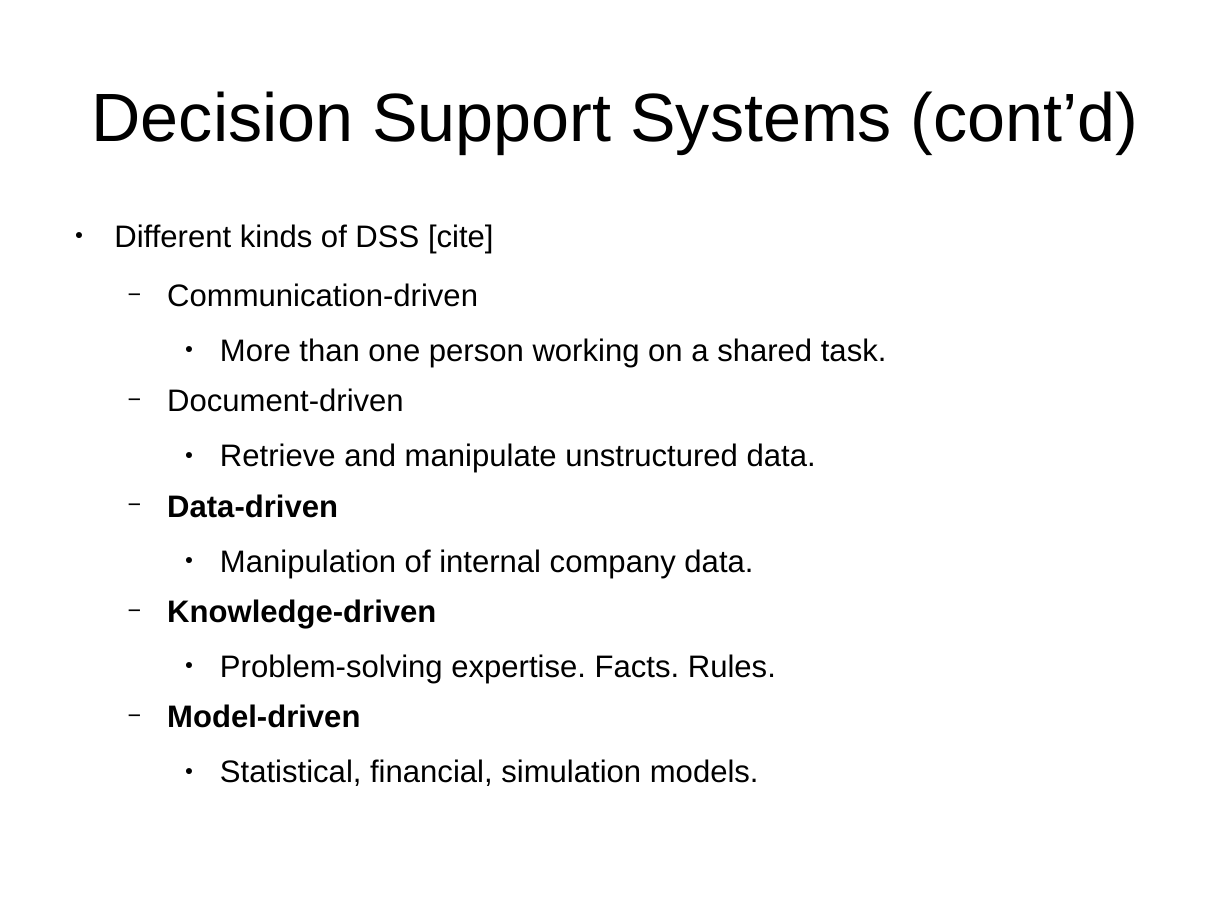
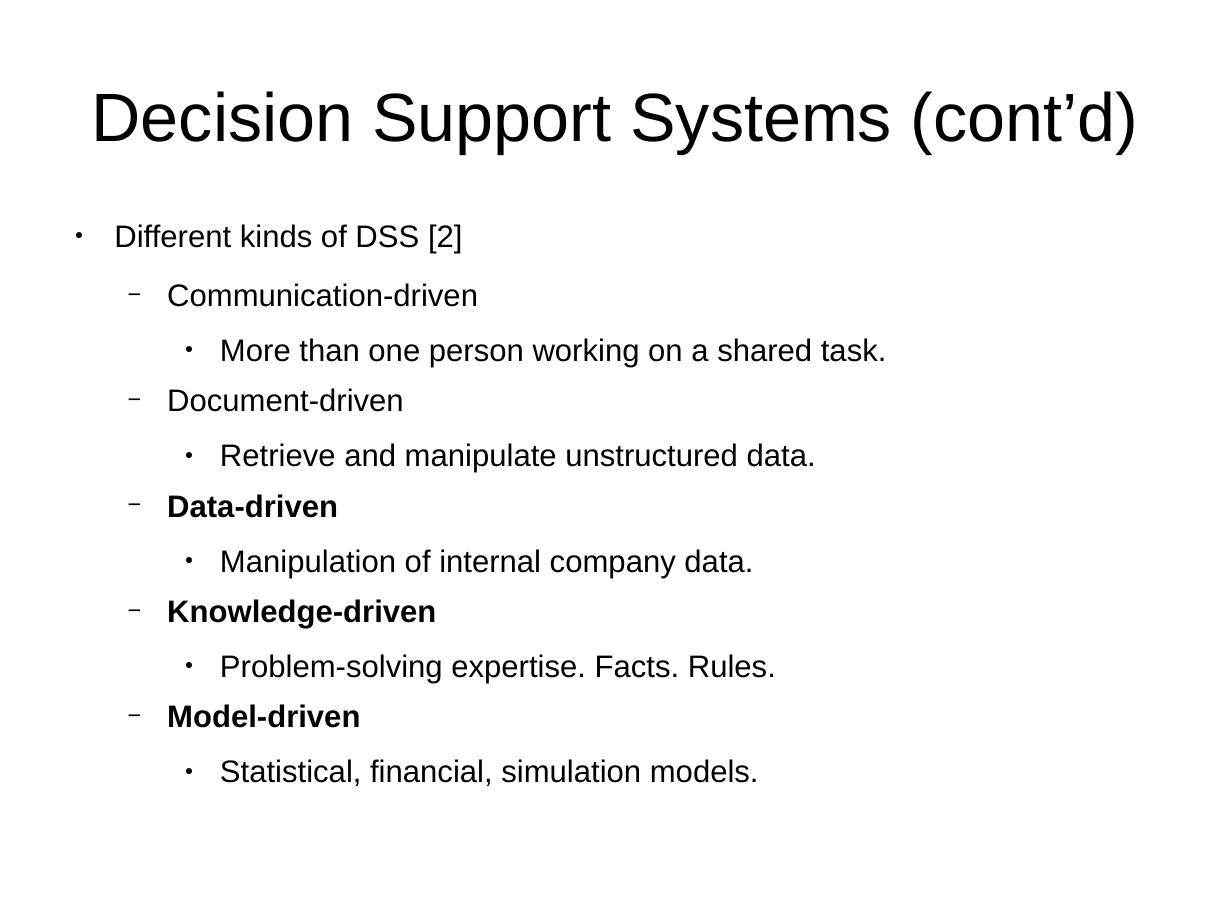
Before and after one commit to bstamour/SLHS, a slide deck: slide 4 of docs/proposal-from-bob.odp. Drawn at 1232x924 pixels with LibreOffice and Linux fonts; fonts in the diff are those of the drawing. Boxes give left, top, right and bottom in pixels: in the first picture for what was removed or moved away, otherwise in the second. Text is boxed around its words. In the diff, an @@ line names an element or a change of style, - is before the commit and + after.

```diff
--- a/docs/proposal-from-bob.odp
+++ b/docs/proposal-from-bob.odp
@@ text at box(114, 224, 462, 253): text changed @@
-● Different kinds of DSS [cite]
+● Different kinds of DSS [2]
```
Also in this commit, not shown: 10 other slides changed, 4 slides added, 1 slide removed.
